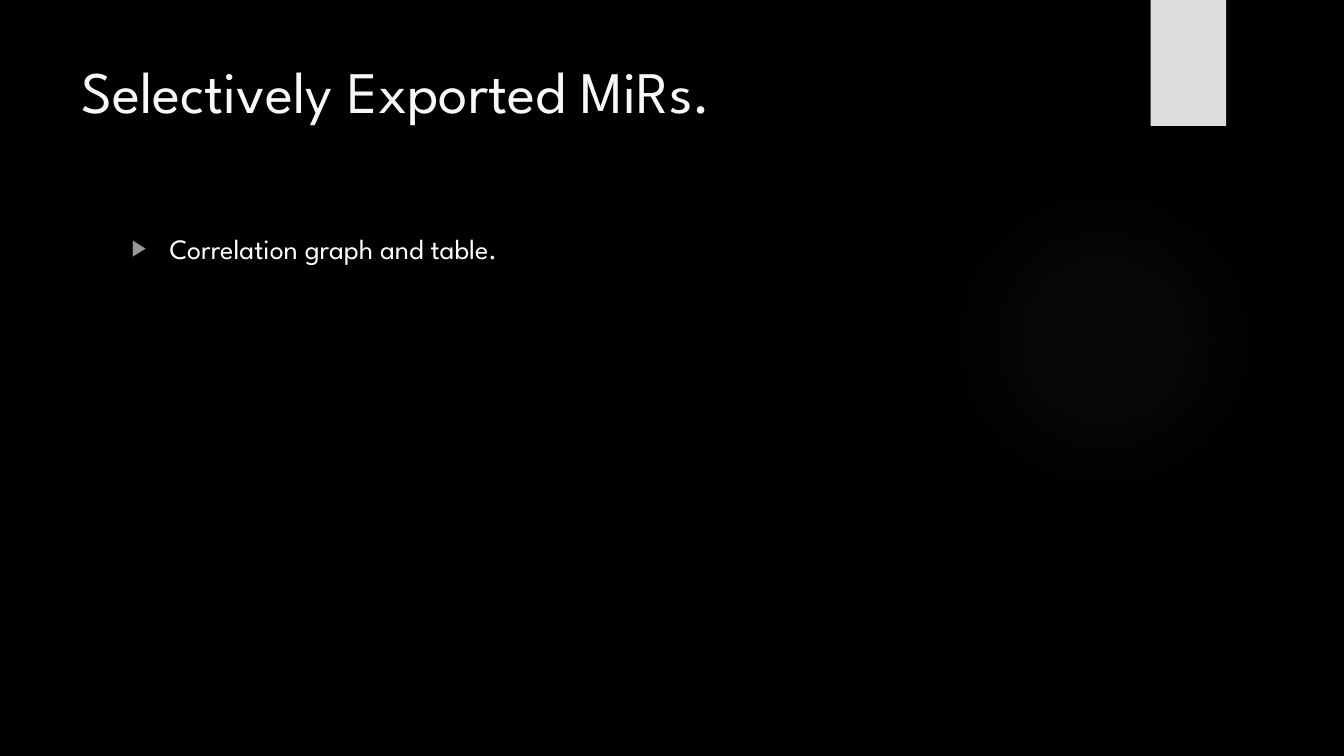
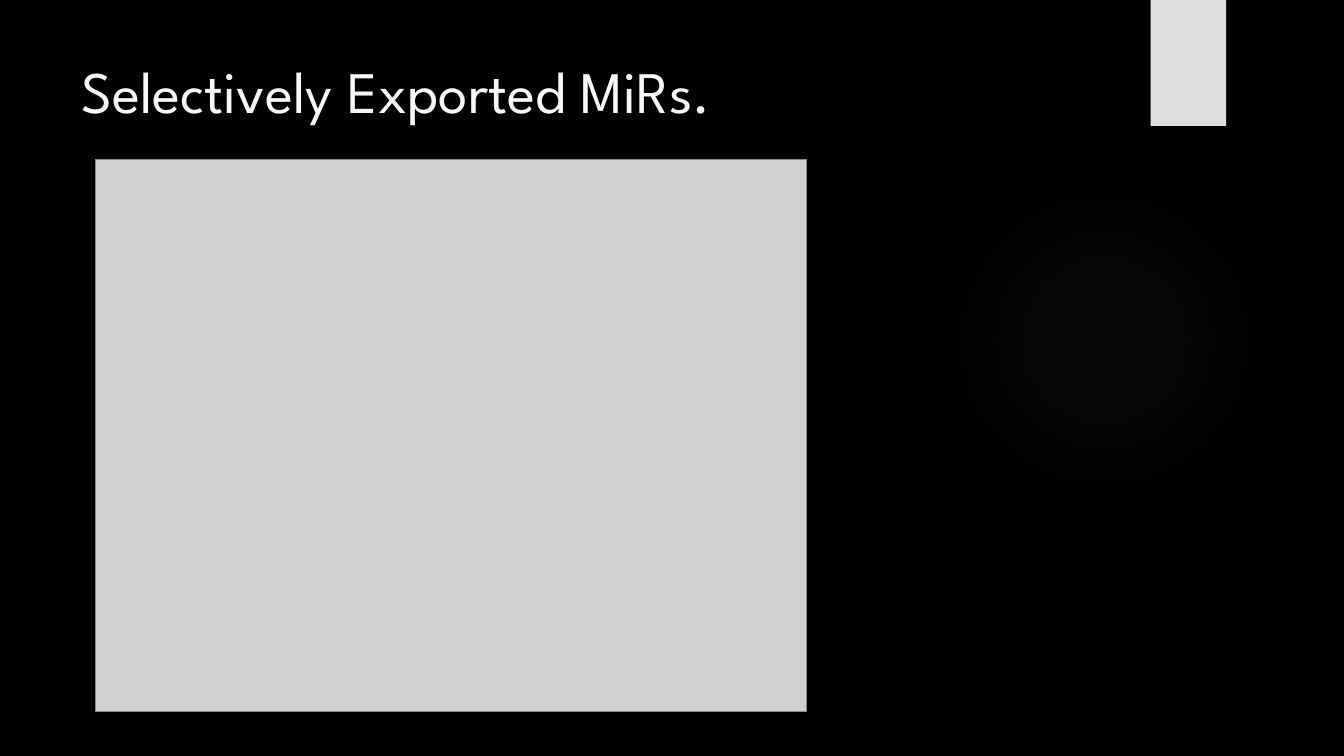
Before and after one commit to HarleyRobinson/Honours2, a slide deck: slide 7 of BackgroundInfo/MeetingSlides.pptx (slide 6 before the commit). Drawn at 1344x756 pixels with LibreOffice and Linux fonts; fonts in the diff are those of the drawing; grey boxes stand for pictures; background and template pictures are left out. Boxes give left, top, right and bottom in pixels: in the first picture for what was removed or moved away, otherwise in the second. Text is boxed around its words. In the diff, an @@ line names an element or a change of style, - is before the commit and + after.

```diff
--- a/BackgroundInfo/MeetingSlides.pptx
+++ b/BackgroundInfo/MeetingSlides.pptx
@@ picture added at [95,159,807,711] @@
@@ text removed at [170,239,497,265] @@
-▶ Correlation graph and table.
```
Also in this commit, not shown: 6 other slides changed, 1 slide added, 6 other files.
